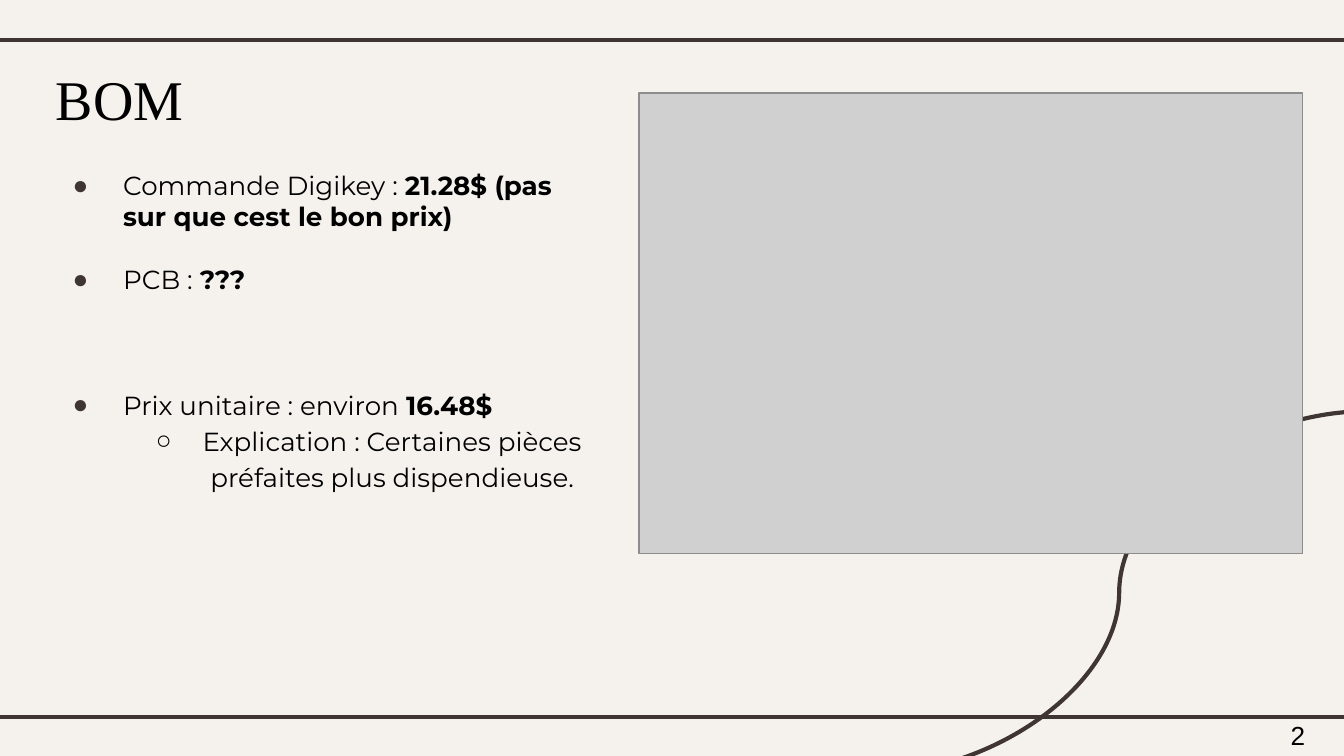
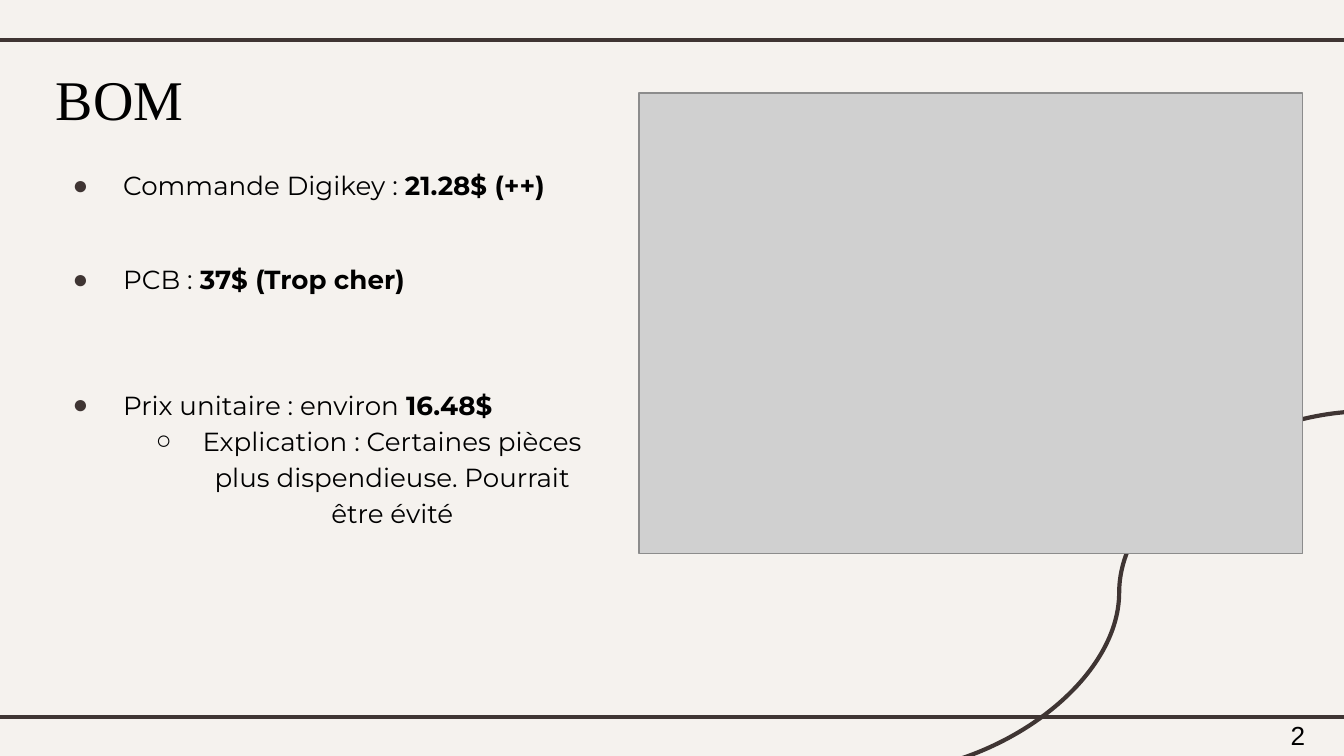
Before and after one commit to Jabooby/CCI_UdeS, a slide deck: slide 7 of Competition/Summer_2024/Presentation/CCI_Presentation_equipe3.pptx. Drawn at 1344x756 pixels with LibreOffice and Linux fonts; fonts in the diff are those of the drawing; grey boxes stand for pictures. Boxes give left, top, right and bottom in pixels: in the first picture for what was removed or moved away, otherwise in the second. Text is boxed around its words. In the diff, an @@ line names an element or a change of style, - is before the commit and + after.

```diff
--- a/Competition/Summer_2024/Presentation/CCI_Presentation_equipe3.pptx
+++ b/Competition/Summer_2024/Presentation/CCI_Presentation_equipe3.pptx
@@ subtitle at (123, 173, 487, 294): text changed @@
-● Commande Digikey : 21.28$ (pas sur que cest le bon prix)
-● PCB : ???
+● Commande Digikey : 21.28$ (++)
+● PCB : 37$ (Trop cher)
@@ subtitle at (203, 431, 582, 523): text changed @@
-  ○ Explication : Certaines pièces préfaites plus dispendieuse.
+  ○ Explication : Certaines pièces plus dispendieuse. Pourrait être évité
```
Also in this commit, not shown: 5 other slides changed.
